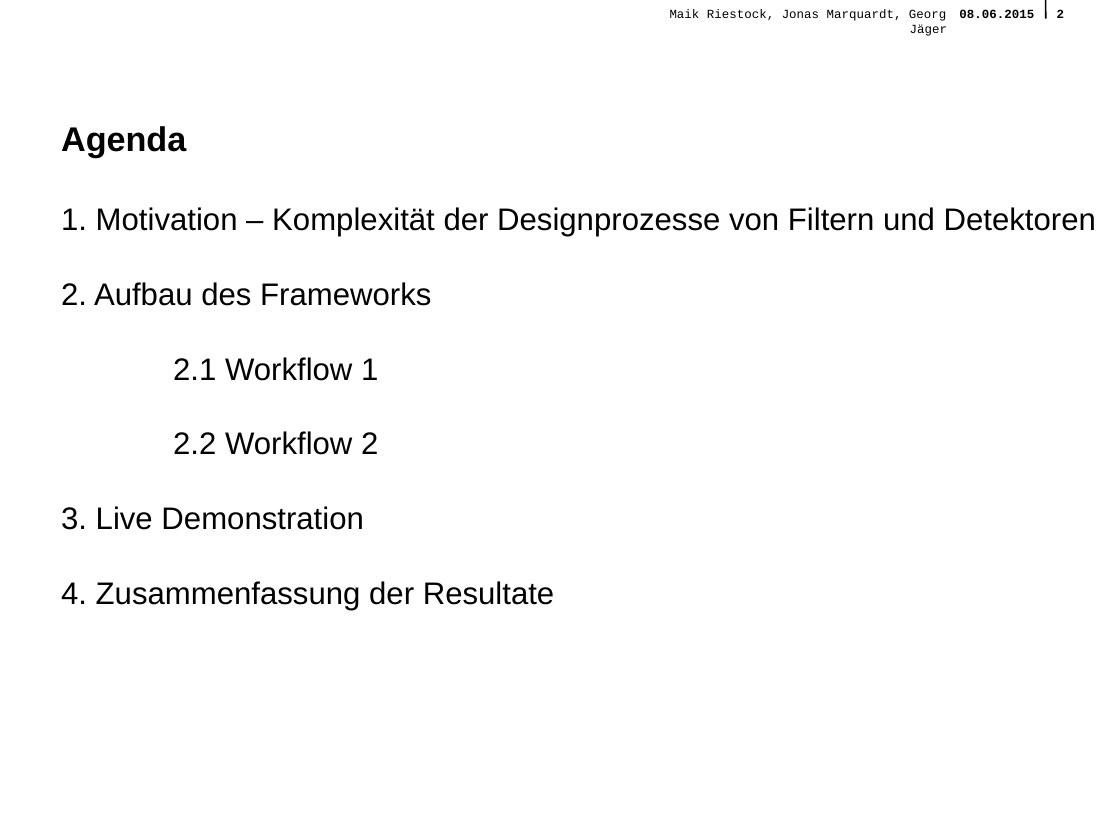
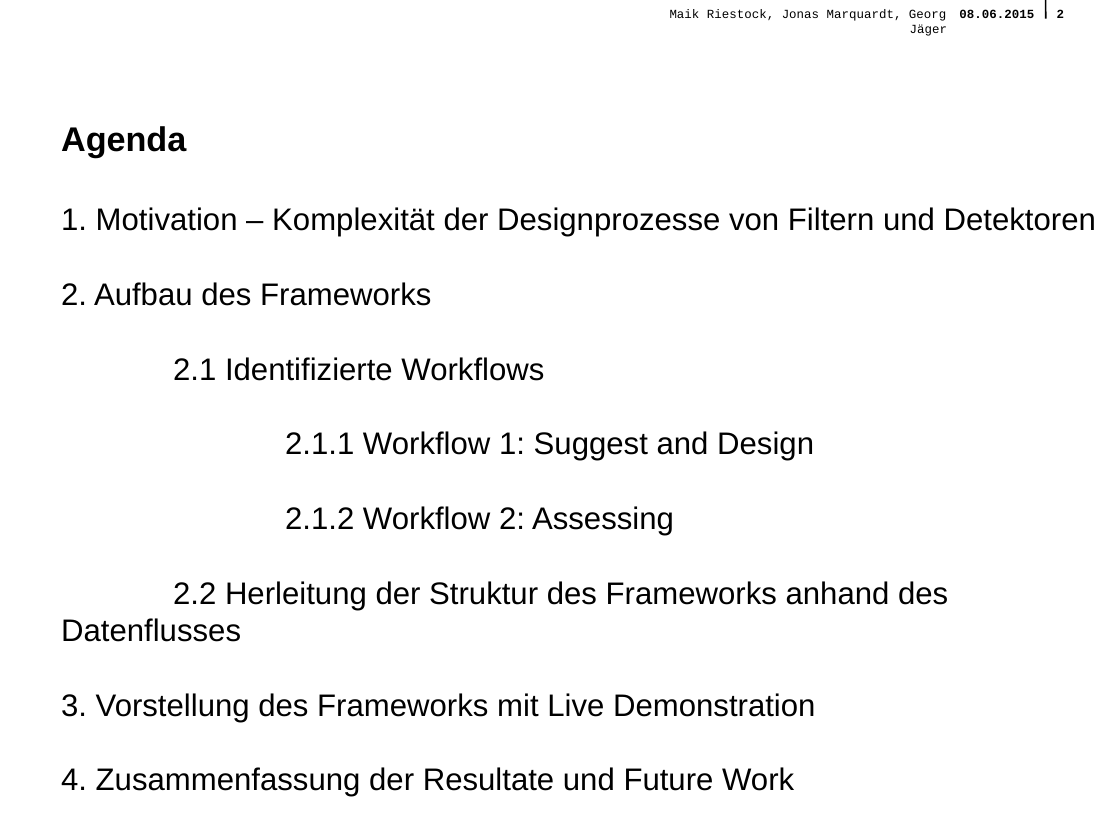
Before and after one commit to querquer/faultframework, a slide deck: slide 2 of Presentation/FinalePraesentationFramework.odp. Drawn at 1120x840 pixels with LibreOffice and Linux fonts; fonts in the diff are those of the drawing; background and template pictures are left out. Boxes give left, top, right and bottom in pixels: in the first picture for what was removed or moved away, otherwise in the second. Text is boxed around its words. In the diff, an @@ line names an element or a change of style, - is before the commit and + after.

Commit message:
little changes on final presentation

```diff
--- a/Presentation/FinalePraesentationFramework.odp
+++ b/Presentation/FinalePraesentationFramework.odp
@@ text at (x1=61, y1=357, x2=948, y2=797): text changed @@
-2.1 Workflow 1
-2.2 Workflow 2
-3. Live Demonstration
-4. Zusammenfassung der Resultate
+2.1 Identifizierte Workflows
+2.1.1 Workflow 1: Suggest and Design
+2.1.2 Workflow 2: Assessing
+2.2 Herleitung der Struktur des Frameworks anhand des Datenflusses
+3. Vorstellung des Frameworks mit Live Demonstration
+4. Zusammenfassung der Resultate und Future Work
```
Also in this commit, not shown: 11 other slides changed.
